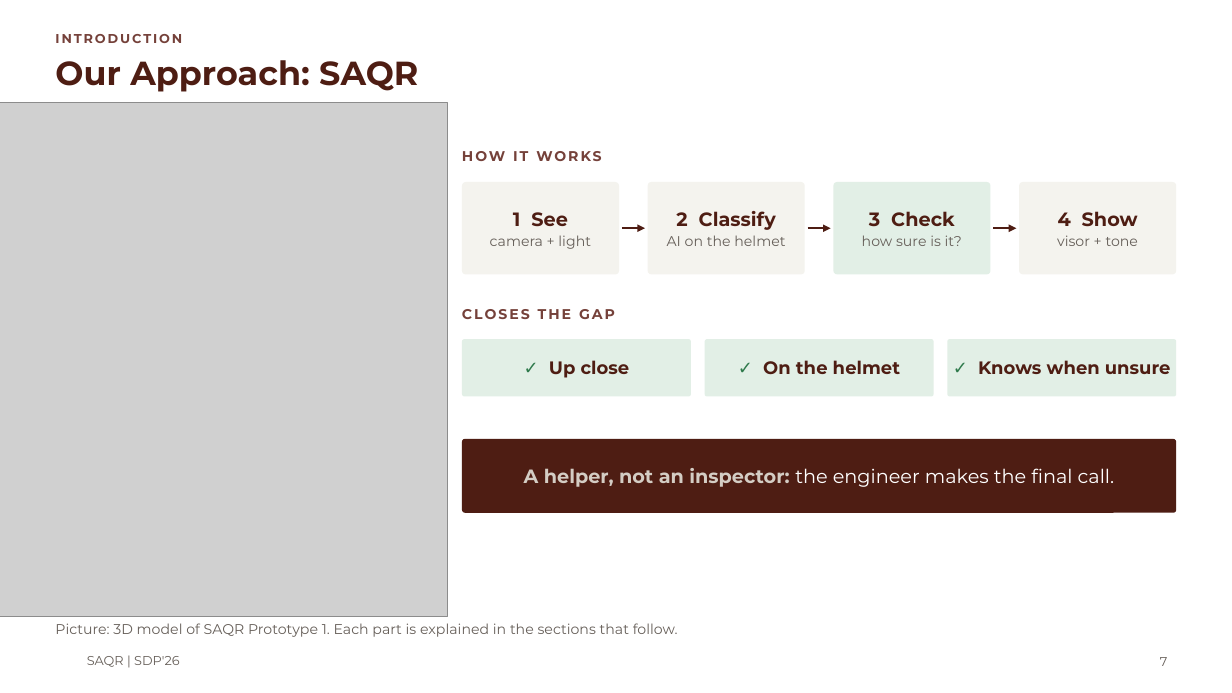
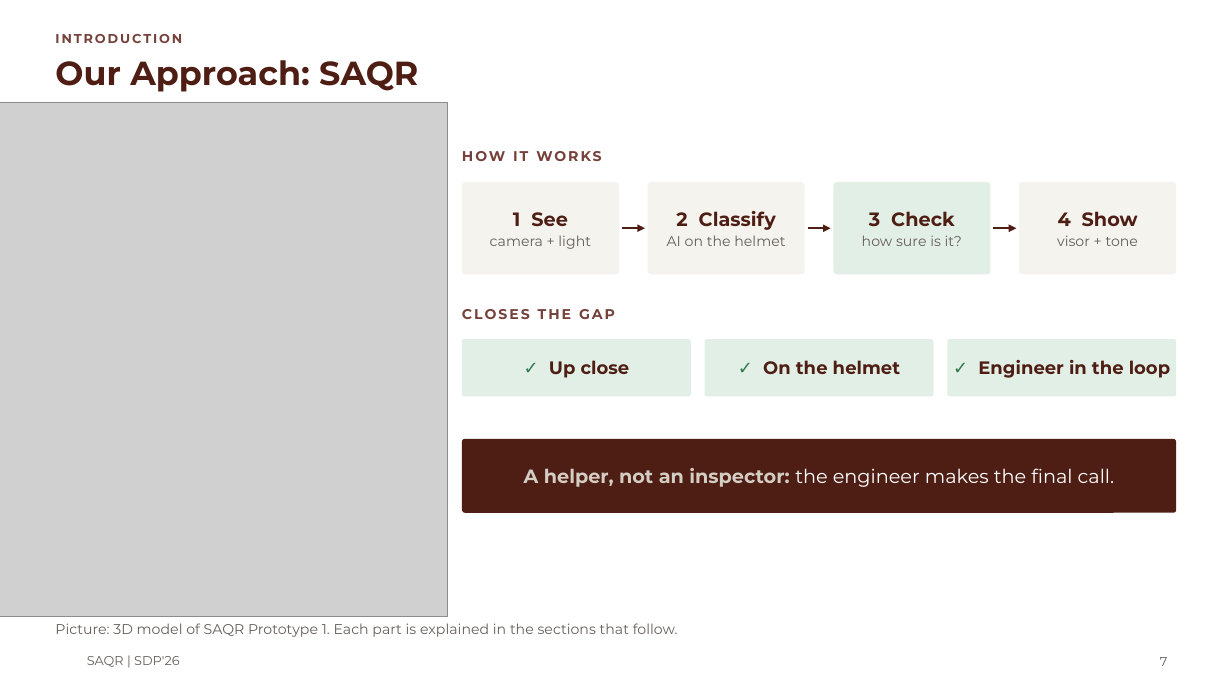
Before and after one commit to MASAR-AUS/SAQR, a slide deck: slide 7 of SAQR CMP490 Presentation.pptx. Drawn at 1232x693 pixels with LibreOffice and Linux fonts; fonts in the diff are those of the drawing; grey boxes stand for pictures; background and template pictures are left out. Boxes give left, top, right and bottom in pixels: in the first picture for what was removed or moved away, otherwise in the second. Text is boxed around its words. In the diff, an @@ line names an element or a change of style, - is before the commit and + after.

```diff
--- a/SAQR CMP490 Presentation.pptx
+++ b/SAQR CMP490 Presentation.pptx
@@ text in rounded rectangle at (978, 360, 1170, 378): text changed @@
-✓ Knows when unsure
+✓ Engineer in the loop
```
Also in this commit, not shown: 15 other slides changed, 3 other files.
